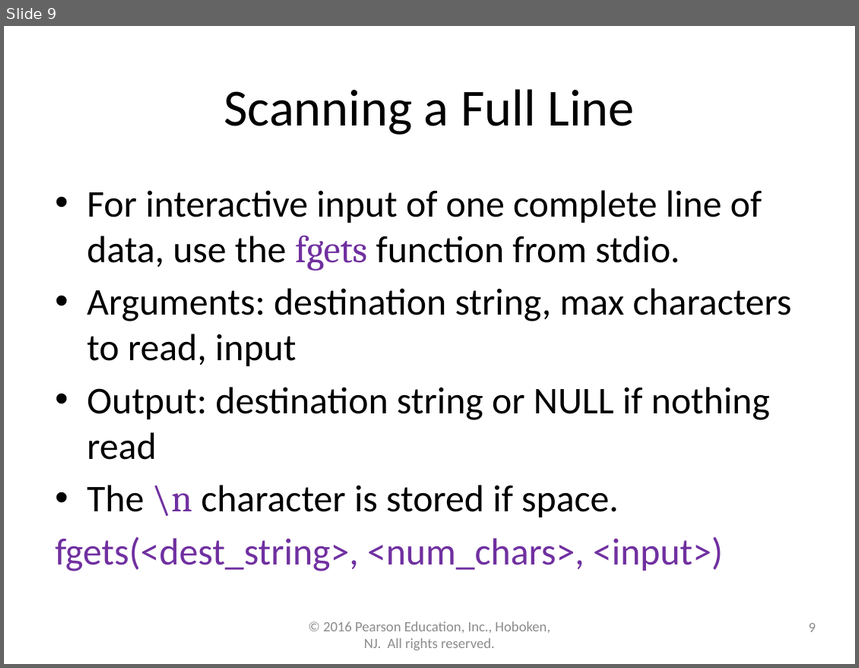
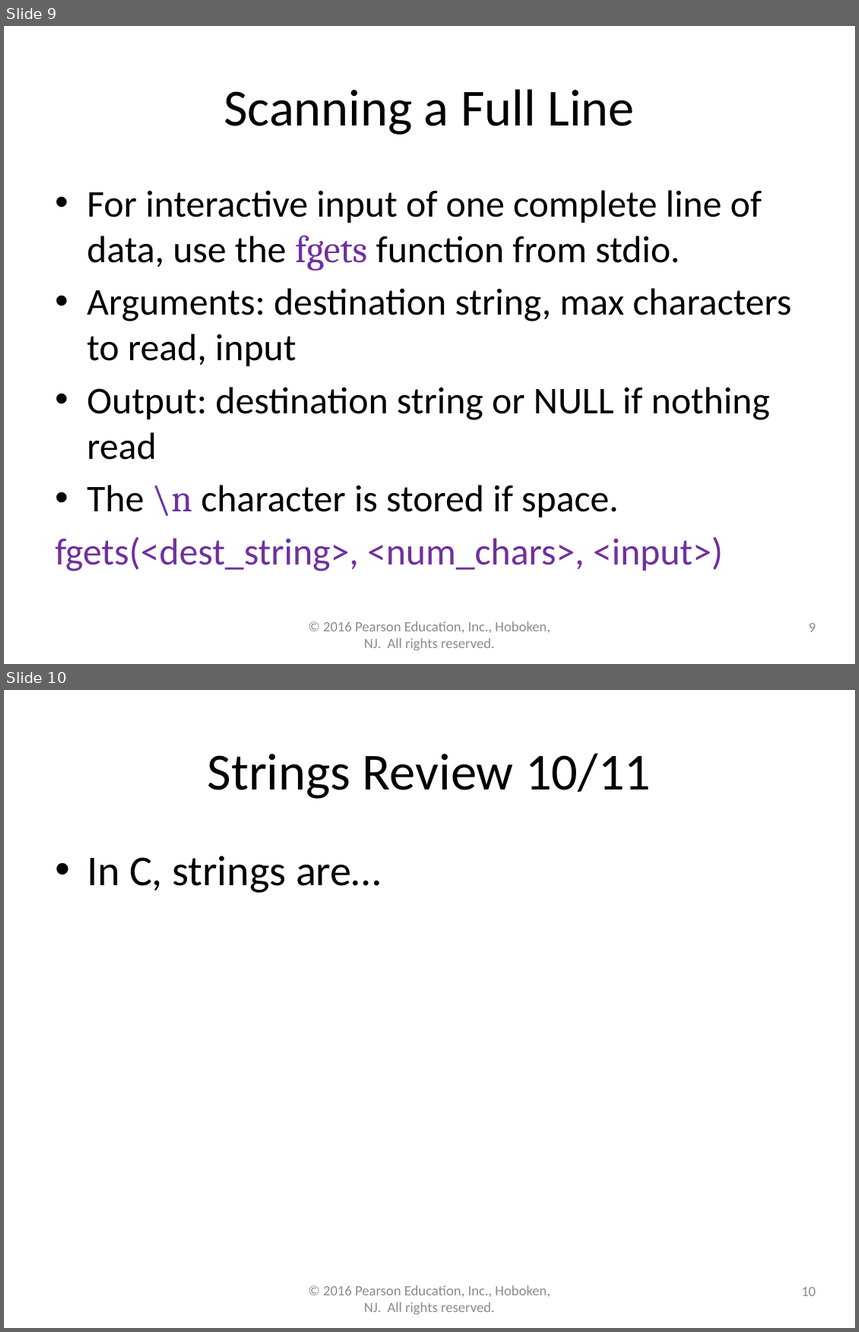
Before and after one commit to lgw2/lgw2.github.io, a slide deck: _teaching/csci112-fall-2023/lectures/ppts/Chapter8.pptx. Shown one above the other, each under a label of ours: slide 9 before the commit, slides 9 and 10 after it. The pictures are 859x668 and 859x1332 pixels, drawn with LibreOffice and Linux fonts; fonts in the diff are those of the drawing. Boxes give left, top, right and bottom in pixels: in the first picture for what was removed or moved away, otherwise in the second. Text is boxed around its words. In the diff, an @@ line names an element or a change of style, - is before the commit and + after.

```diff
--- a/_teaching/csci112-fall-2023/lectures/ppts/Chapter8.pptx
+++ b/_teaching/csci112-fall-2023/lectures/ppts/Chapter8.pptx
@@ slide 10 added at <box>4,690,855,1328</box>, background #FFFFFF @@
@@ title added at <box>208,753,651,799</box>, 44 pt, text #000000 @@
+Strings Review 10/11
@@ text added at <box>87,856,381,893</box>, 36 pt, text #000000 @@
+• In C, strings are…
@@ text added at <box>323,1286,550,1315</box>, 12 pt, text #8C8C8C @@
+© 2016 Pearson Education, Inc., Hoboken, NJ. All rights reserved.
@@ page number added at <box>802,1287,816,1296</box>, 12 pt, text #8C8C8C @@
+10
```
Also in this commit, not shown: 1 slide changed, 2 other slides added, 1 other file.
